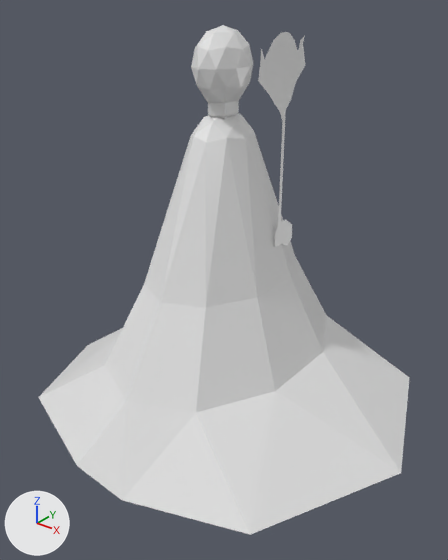
Two versions of the OBJ model Masquerade 2/Assets/Resources/GuestA.obj, one commit apart.
Both versions are drawn from a 50 mm camera at (1.2, -1.81, 0.65) aimed at (-0.24, -0.01, -0.47). Lighting does not change. The marker at lower left points along +X, +Y and +Z. Where no turn or scale is listed for an object, it has been applied to the vertices.

Objects in the first picture: 'Icosphere', 'vamp_wolf_vamp_wolf.001'.
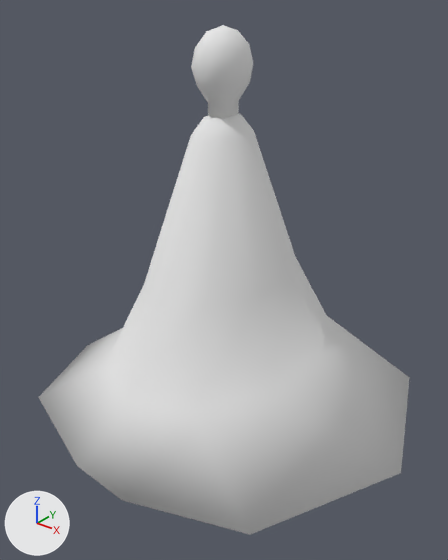
Changed parts and their boxes [x1, y1, x2, y2] in the pictures (448 x 560 px):
'vamp_wolf_vamp_wolf.001', deleted
    before: [258, 32, 305, 247]
part 1 of me_icosphere, shading changed
    both: [38, 25, 409, 535]

What changed in the scene script:
```text
Change me_icosphere:
    where me_icosphere.from_pydata(...)  # 99 vertices, 175 faces; spans x -1.16..0.59, y -0.72..0.81, z -1.12..0.5
    used by ob_icosphere; location = (0.0, 0.0, 0.0)
    me_icosphere part 1: edges marked sharp go from 265 to 0
Remove ob_vamp_wolf_vamp_wolf_001:
    ob_vamp_wolf_vamp_wolf_001 = bpy.data.objects.new('vamp_wolf_vamp_wolf.001', me_vamp_wolf_vamp_wolf_001)
    ob_vamp_wolf_vamp_wolf_001.location = (0.0, 0.0, 0.0)
```
